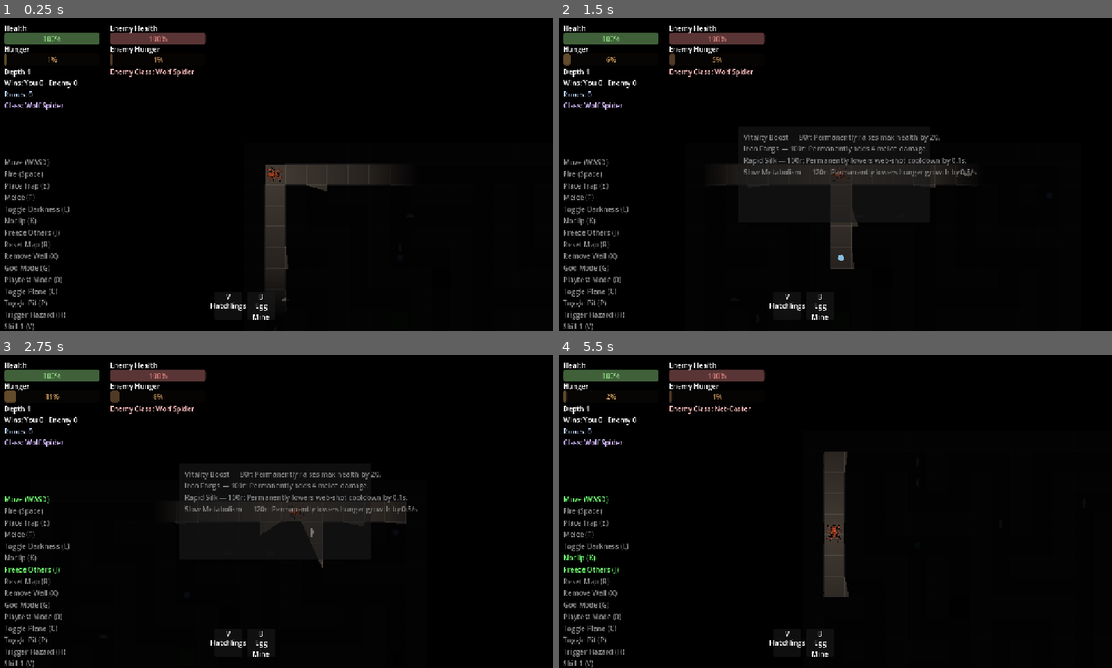
Above: before the commit, frames 1-4 (two rows, left to right).
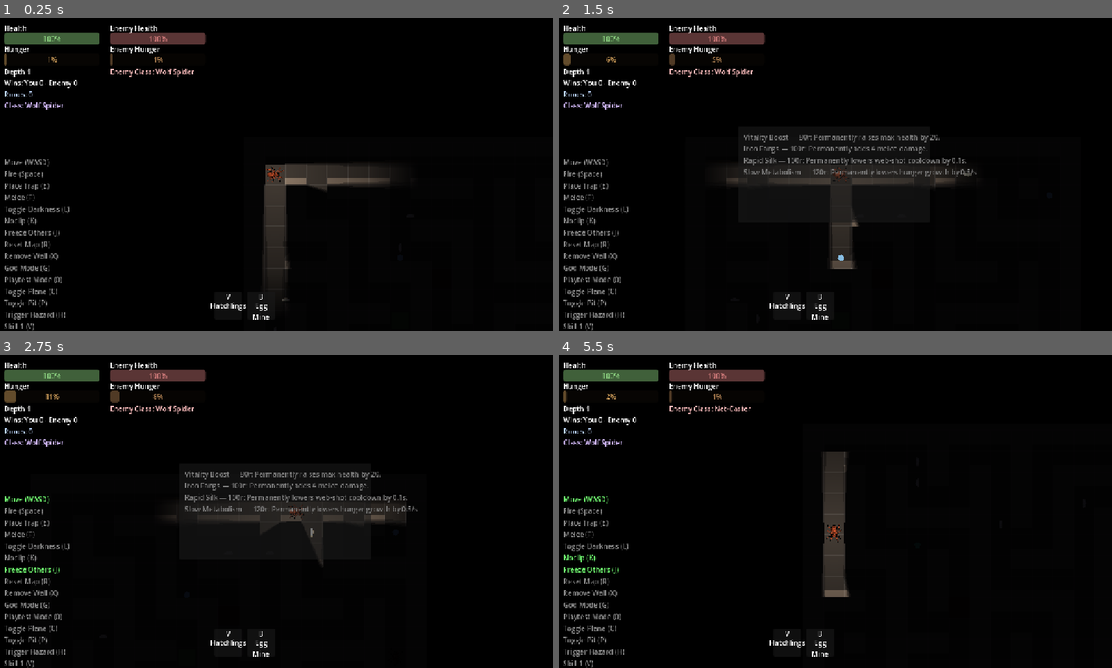
Above: after the commit, the same moments.

Repository: ehix/burrow
Game: Godot game, scene res://world/world.tscn
The game is run twice, just before and just after one commit, with the same random seed, the same clock (stepped at 60 frames per second) and the same inputs.
Inputs (mouse positions are in pixels of both pictures, inside the frame that each line leads up to):
- Up to frame 1 (0.25 s): no input
- Up to frame 2 (1.5 s): tap Enter at 0.5 s; move the mouse to (957, 158) at 0.52 s; hold D (move_right) 0.53-1.25 s; tap 2 (buy_upgrade_2) at 0.6 s; click (957, 158) at 0.67 s; tap 5 (toggle_shop) at 0.77 s; drag from (724, 190) to (857, 174) at 1.27 s
- Up to frame 3 (2.75 s): move the mouse to (331, 442) at 2.02 s; hold D (move_right) from 2.03 s (still down); hold J (dev_freeze) from 2.03 s (still down)
- Up to frame 4 (5.5 s): release D (move_right) at 2.75 s; release J (dev_freeze) at 2.75 s; drag from (807, 574) to (951, 658) at 2.77 s; tap R (dev_reset_map) at 3.5, 5 s; move the mouse to (1001, 558) at 3.52 s; hold A (move_left) 3.53-4.25 s; hold K (dev_noclip) 3.53-4.25 s; tap 5 (toggle_shop) at 3.77 s; drag from (669, 464) to (813, 511) at 4.27 s; move the mouse to (863, 511) at 5.02 s; hold S (move_down) from 5.03 s (still down); hold X (dev_remove_wall) from 5.03 s (still down); click (863, 511) at 5.17 s

The runs differ from the first frame. In frame 1, 0.3% of the frame differs, in the area x 47-71%, y 46-91%; in frame 2, 0.4%, in the area x 30-72%, y 46-81%; in frame 3, 0.2%; in frame 4, 0.2%.

Commit message:
Tunnel faux-3D walls (Phase 1) (#15)
* Add art bible and tunnel visual rework design spec

docs/art-bible.md: a reference for AI art generation covering the
established art style, color language, world/setting, spider classes,
creatures, items, and tileset needs -- pulled from existing code/assets
so future sprite generation stays consistent.

docs/superpowers/specs/2026-07-14-tunnel-visual-rework-design.md: design
for reworking the maze from flat top-down rectangles to a 2D faux-3D look
(taller wall sprites, occlusion fade, an inverse wall/blur treatment on
the ceiling plane) -- addresses playtest feedback that the current
point-light shadow casting makes flat walls read as unnaturally tall for
an underground tunnel setting.

Co-Authored-By: Claude Sonnet 5 <noreply@anthropic.com>

* Art bible: name the four spider characters, retire the separate rival species

Renames the four classes into actual named characters (each with its own
species and silhouette, not a recolored copy of one body) rather than
mechanical descriptors:

- Net-Caster -> Ogre (ogre-faced/net-casting spider, Deinopis)
- Wolf Spider -> Wolf (wolf spider, Lycosa -- unchanged species, new name)
- Weaver -> Warden (switched from funnel-web weaver to trapdoor spider --
  a closer real-world match for the Blockade + Silk Tunnel kit, and ties
  into the game's own name)
- Decoy -> Echo (switched to the trashline/decoy orb-weaver, Cyclosa --
  a real spider that builds an actual silk decoy of itself, not an
  analogy)

Also retires the "rival is a separate trapdoor-spider species" framing:
the enemy rolls one of these same four characters, same as the player --
enemy_trapdoor_spider.png is now Warden's own reference art, not a
separate enemy-only sprite.

Co-Authored-By: Claude Sonnet 5 <noreply@anthropic.com>

* Add tunnel faux-3D walls implementation plan

* MazeRenderer: wall_occludes_position() pure occlusion-fade check

* MazeRenderer: taller two-tone wall blocks + player occlusion fade

Walls now render as a taller two-tone block (lighter top face + darker
front face anchored to the tile's bottom edge, poking into the tile
north of it) instead of a flat-color rect, and fade to wall_fade_alpha
when they'd occlude the player's own position (set_fade_focus, wired
from Level._process every frame).

* Player: soften VisionLight shadow now that wall height is intentional

Add partial-opacity shadow with soft PCF5 filter and blur to the player's
PointLight2D, now that Task 2 has made tunnel walls intentionally taller.
Shadows remain (part of the visual read) but at 0.55 alpha instead of
fully opaque, with shadow_filter=1 (PCF5) and shadow_filter_smooth=3.0
to soften the hard-edged shadow that previously made flat walls read
as unnaturally tall.

Co-Authored-By: Claude Sonnet 5 <noreply@anthropic.com>
Claude-Session: https://claude.ai/code/session_0192WHaBMurG1fqE9Fs1N7uE

---------

Co-authored-by: Claude Sonnet 5 <noreply@anthropic.com>

Diff:
--- a/entities/player/player.tscn
+++ b/entities/player/player.tscn
@@ -95,6 +95,9 @@
 texture = SubResource("GradientTexture2D_light")
 energy = 1.5
 shadow_enabled = true
+shadow_color = Color(0, 0, 0, 0.55)
+shadow_filter = 1
+shadow_filter_smooth = 3.0
 texture_scale = 1.3
 
 [node name="GridMover" type="Node" parent="."]
--- /dev/null
+++ b/tests/test_maze_renderer_occlusion.gd
@@ -0,0 +1,87 @@
+extends GutTest
+## MazeRenderer.wall_occludes_position() (tunnel faux-3D rework, Phase 1):
+## a wall's rendered block pokes `overdraw` pixels above its own tile into
+## the tile north of it (see maze_renderer.gd's own doc comment) -- this is
+## the pure "would this wall's overdraw currently hide something standing
+## at `position`" check, kept scene-tree-free so it's directly unit-
+## testable. Uses tile_size=48, overdraw=16 throughout to match
+## MazeRenderer's own defaults.
+
+const TILE_SIZE := 48
+const OVERDRAW := 16.0
+
+
+func test_occludes_a_position_in_the_overdraw_band_directly_above_it() -> void:
+	var wall_tile := Vector2i(2, 3)
+	# tile (2,3) spans x=[96,144], y=[144,192]; its overdraw band is
+	# y=[144-16, 144] = [128, 144] in the tile north of it (2,2).
+	var position := Vector2(120.0, 136.0)
+
+	assert_true(MazeRenderer.wall_occludes_position(wall_tile, position, TILE_SIZE, OVERDRAW))
+
+
+func test_does_not_occlude_a_position_above_the_overdraw_band() -> void:
+	var wall_tile := Vector2i(2, 3)
+	# y=120 is further north than the 16px overdraw band reaches (128-144).
+	var position := Vector2(120.0, 120.0)
+
+	assert_false(MazeRenderer.wall_occludes_position(wall_tile, position, TILE_SIZE, OVERDRAW))
+
+
+func test_does_not_occlude_a_position_south_of_the_wall() -> void:
+	var wall_tile := Vector2i(2, 3)
+	# y=160 is inside/south of the wall's own tile -- the front face only
+	# ever reads as a cliff facing north, never occludes anything south.
+	var position := Vector2(120.0, 160.0)
+
+	assert_false(MazeRenderer.wall_occludes_position(wall_tile, position, TILE_SIZE, OVERDRAW))
+
+
+func test_does_not_occlude_a_position_outside_its_column() -> void:
+	var wall_tile := Vector2i(2, 3)
+	# Same y as the first (passing) test, but x=200 is a full tile-width
+	# outside wall_tile's own column (x=[96,144]).
+	var position := Vector2(200.0, 136.0)
+
+	assert_false(MazeRenderer.wall_occludes_position(wall_tile, position, TILE_SIZE, OVERDRAW))
+
+
+func test_occludes_at_the_exact_tile_top_boundary() -> void:
+	var wall_tile := Vector2i(2, 3)
+	var position := Vector2(120.0, 144.0) # exactly the wall's own tile_top
+
+	assert_true(MazeRenderer.wall_occludes_position(wall_tile, position, TILE_SIZE, OVERDRAW))
+
+
+func _make_renderer() -> MazeRenderer:
+	var renderer := MazeRenderer.new()
+	add_child_autofree(renderer)
+	var maze := MazeGenerator.generate(3, 3, 1)
+	renderer.setup(maze, 48)
+	return renderer
+
+
+func test_set_fade_focus_stores_the_position() -> void:
+	var renderer := _make_renderer()
+
+	renderer.set_fade_focus(Vector2(100.0, 200.0))
+
+	assert_eq(renderer.fade_focus_position, Vector2(100.0, 200.0))
+
+
+func test_defaults_to_a_fade_focus_that_never_occludes_anything() -> void:
+	var renderer := _make_renderer()
+
+	# The default must never accidentally fade a wall before Level ever
+	# calls set_fade_focus() -- Vector2.INF can't fall inside any tile's
+	# finite x range, so wall_occludes_position() always returns false.
+	assert_false(MazeRenderer.wall_occludes_position(Vector2i(1, 1), renderer.fade_focus_position, 48, 16.0))
+
+
+func test_draw_does_not_error_with_walls_and_a_fade_focus_present() -> void:
+	var renderer := _make_renderer()
+	renderer.set_fade_focus(Vector2(24.0, 24.0))
+
+	await get_tree().process_frame
+
+	assert_true(true, "reached this point without erroring")
--- a/world/level.gd
+++ b/world/level.gd
@@ -209,6 +209,8 @@
 func _process(delta: float) -> void:
 	if maze == null:
 		return
+	if player != null and is_instance_valid(player):
+		_renderer.set_fade_focus(player.global_position)
 	_spawn_accum += delta
 	if _spawn_accum >= LARVA_SPAWN_INTERVAL:
 		_spawn_accum = 0.0
--- a/world/maze/maze_renderer.gd
+++ b/world/maze/maze_renderer.gd
@@ -1,27 +1,62 @@
 class_name MazeRenderer
 extends Node2D
-## Draws a MazeData as flat floor/wall rectangles. A placeholder for the
-## SpriteCook TileSet: once tile art exists this can be swapped for a
-## TileMapLayer without touching the rest of the maze pipeline (collision,
-## occluders and navigation are built separately by Level).
+## Draws a MazeData as flat floor rectangles and taller, two-tone wall
+## blocks (tunnel faux-3D rework, design: docs/superpowers/specs/
+## 2026-07-14-tunnel-visual-rework-design.md). A wall's rendered block is
+## taller than its own 48x48 footprint -- a lighter "top face" plus a
+## shorter, darker "front face" anchored to the tile's own bottom edge,
+## with the extra height poking up into the tile north of it -- rather
+## than a single flat-color rect, so walls read as physically standing at
+## floor level instead of the old point-light shadow artifact that made
+## them look unnaturally (and accidentally) tall. Placeholder colors/
+## proportions, not real tile art yet -- swap for a TileMapLayer once
+## SpriteCook art exists; the collision/occluder/navigation pipeline is
+## built separately by Level, so it's unaffected either way.
 ##
 ## Ceiling/plane mechanics rework: open tiles render in floor_color or
 ## ceiling_floor_color depending on which plane the player currently
 ## occupies (set_active_plane(), driven by Level) — replaces the old
-## per-sprite ceiling tint entirely. Wall color is unchanged on both planes:
-## walls exist identically on both layers (CeilingData mirrors MazeData's
-## wall geometry 1:1), so there's nothing distinct to show there.
+## per-sprite ceiling tint entirely. Wall rendering is unchanged on both
+## planes for now: walls exist identically on both layers (CeilingData
+## mirrors MazeData's wall geometry 1:1), and the ceiling-plane inverse
+## wall treatment (front face hanging down instead of rising up) is a
+## later phase, not yet built.
 
 var _maze: MazeData
 var _tile_size := 48
 var floor_color := Color(0.17, 0.15, 0.13)
 var ceiling_floor_color := Color(0.13, 0.17, 0.24)
-var wall_color := Color(0.31, 0.27, 0.23)
+var wall_top_face_color := Color(0.36, 0.31, 0.26)
+var wall_front_face_color := Color(0.2, 0.16, 0.12)
 ## Grid lines on top of open floor tiles, so the tile-stepped movement reads
 ## clearly against the map.
 var grid_line_color := Color(1, 1, 1, 0.08)
 
+## How far a wall's rendered block pokes up above its own tile's top edge,
+## and the height of the darker front-face band anchored to its own bottom
+## edge -- see this file's own doc comment. Placeholder proportions, easy
+## to retune once real tile art exists.
+var wall_overdraw_height := 16.0
+var wall_front_face_height := 16.0
+
+## Any wall whose rendered block would currently overlap this world-space
+## position fades to wall_fade_alpha -- set by Level every frame to the
+## player's own position (occlusion fade), so a wall directly "in front of"
+## the player on screen never hides them. Vector2.INF (the default) can
+## never fall inside any wall's finite occlusion band, so nothing fades
+## until Level calls set_fade_focus().
+var fade_focus_position := Vector2.INF
+var wall_fade_alpha := 0.25
+
 var _active_plane: Level.Layer = Level.Layer.GROUND
+
+
+func _ready() -> void:
+	set_process(not Engine.is_editor_hint())
+
+
+func _process(_delta: float) -> void:
+	queue_redraw()
 
 
 func setup(maze: MazeData, tile_size: int) -> void:
@@ -37,15 +72,55 @@
 	queue_redraw()
 
 
+## Where the occlusion fade should center -- see fade_focus_position's own
+## doc comment.
+func set_fade_focus(world_position: Vector2) -> void:
+	fade_focus_position = world_position
+
+
 func _draw() -> void:
 	if _maze == null:
 		return
 	var open_color := floor_color if _active_plane == Level.Layer.GROUND else ceiling_floor_color
 	for y in _maze.height:
 		for x in _maze.width:
-			var rect := Rect2(x * _tile_size, y * _tile_size, _tile_size, _tile_size)
-			draw_rect(rect, open_color if _maze.is_open(x, y) else wall_color)
+			if _maze.is_open(x, y):
+				draw_rect(Rect2(x * _tile_size, y * _tile_size, _tile_size, _tile_size), open_color)
+			else:
+				_draw_wall(Vector2i(x, y))
 	_draw_grid_lines()
+
+
+## Draws one wall tile's block: a shorter, darker front face anchored to
+## the tile's own bottom edge, with a taller, lighter top face above it
+## poking up into the tile north of it. Fades both faces together if this
+## wall currently occludes fade_focus_position (see wall_occludes_position).
+func _draw_wall(tile: Vector2i) -> void:
+	var alpha := wall_fade_alpha if wall_occludes_position(tile, fade_focus_position, _tile_size, wall_overdraw_height) else 1.0
+	var tile_left := tile.x * _tile_size
+	var tile_top := tile.y * _tile_size
+	var tile_bottom := tile_top + _tile_size
+	var block_top := tile_top - wall_overdraw_height
+	var front_face_top := tile_bottom - wall_front_face_height
+	draw_rect(Rect2(tile_left, block_top, _tile_size, front_face_top - block_top),
+		Color(wall_top_face_color, wall_top_face_color.a * alpha))
+	draw_rect(Rect2(tile_left, front_face_top, _tile_size, wall_front_face_height),
+		Color(wall_front_face_color, wall_front_face_color.a * alpha))
+
+
+## True if a wall at `wall_tile` (tile coordinates) would visually overlap
+## `position` (world-space) given its rendered block pokes `overdraw`
+## pixels above its own tile into the tile north of it -- anything
+## standing in that northern sliver would otherwise be hidden behind the
+## wall's own rendered height. A pure function (no scene tree needed) so
+## it's directly unit-testable -- see docs/superpowers/specs/2026-07-14-
+## tunnel-visual-rework-design.md.
+static func wall_occludes_position(wall_tile: Vector2i, position: Vector2, tile_size: int, overdraw: float) -> bool:
+	var tile_left := float(wall_tile.x) * tile_size
+	var tile_top := float(wall_tile.y) * tile_size
+	if position.x < tile_left or position.x > tile_left + tile_size:
+		return false
+	return position.y >= tile_top - overdraw and position.y <= tile_top
 
 
 func _draw_grid_lines() -> void:
Not shown, added: tests/test_maze_renderer_occlusion.gd.uid
Not shown, changed: .gitignore
Not shown, changed: README.md
Not shown, added: docs/art-bible.md
Not shown, added: docs/superpowers/plans/2026-07-14-tunnel-faux-3d-walls.md
Not shown, added: docs/superpowers/specs/2026-07-14-tunnel-visual-rework-design.md
